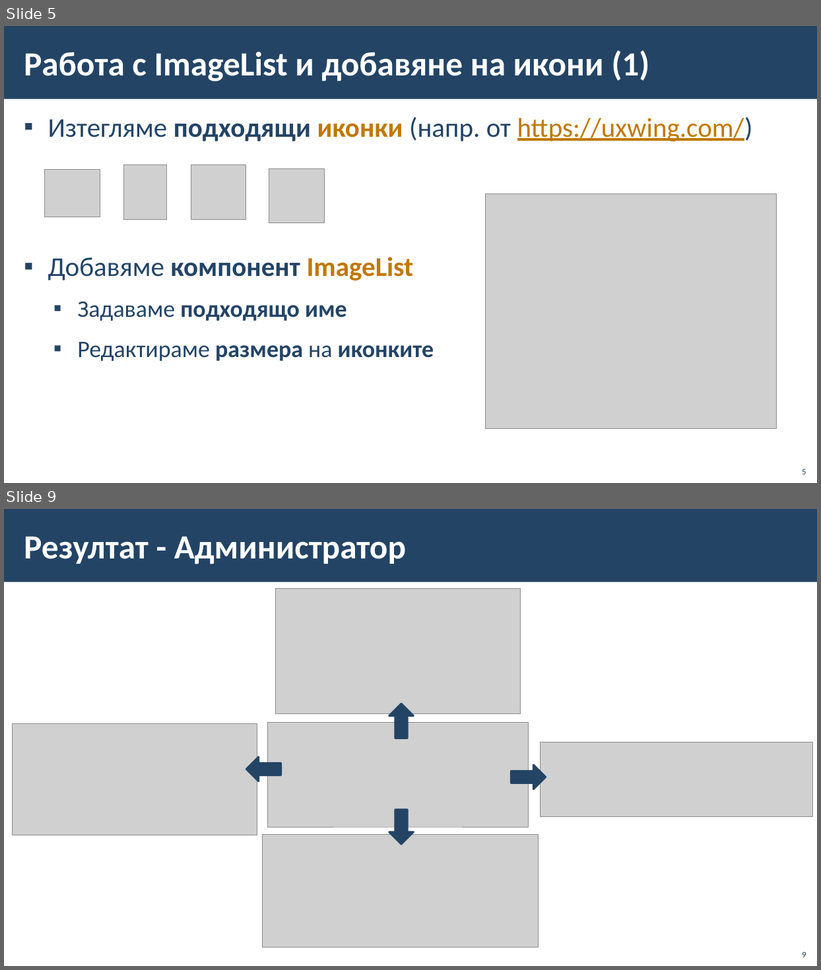
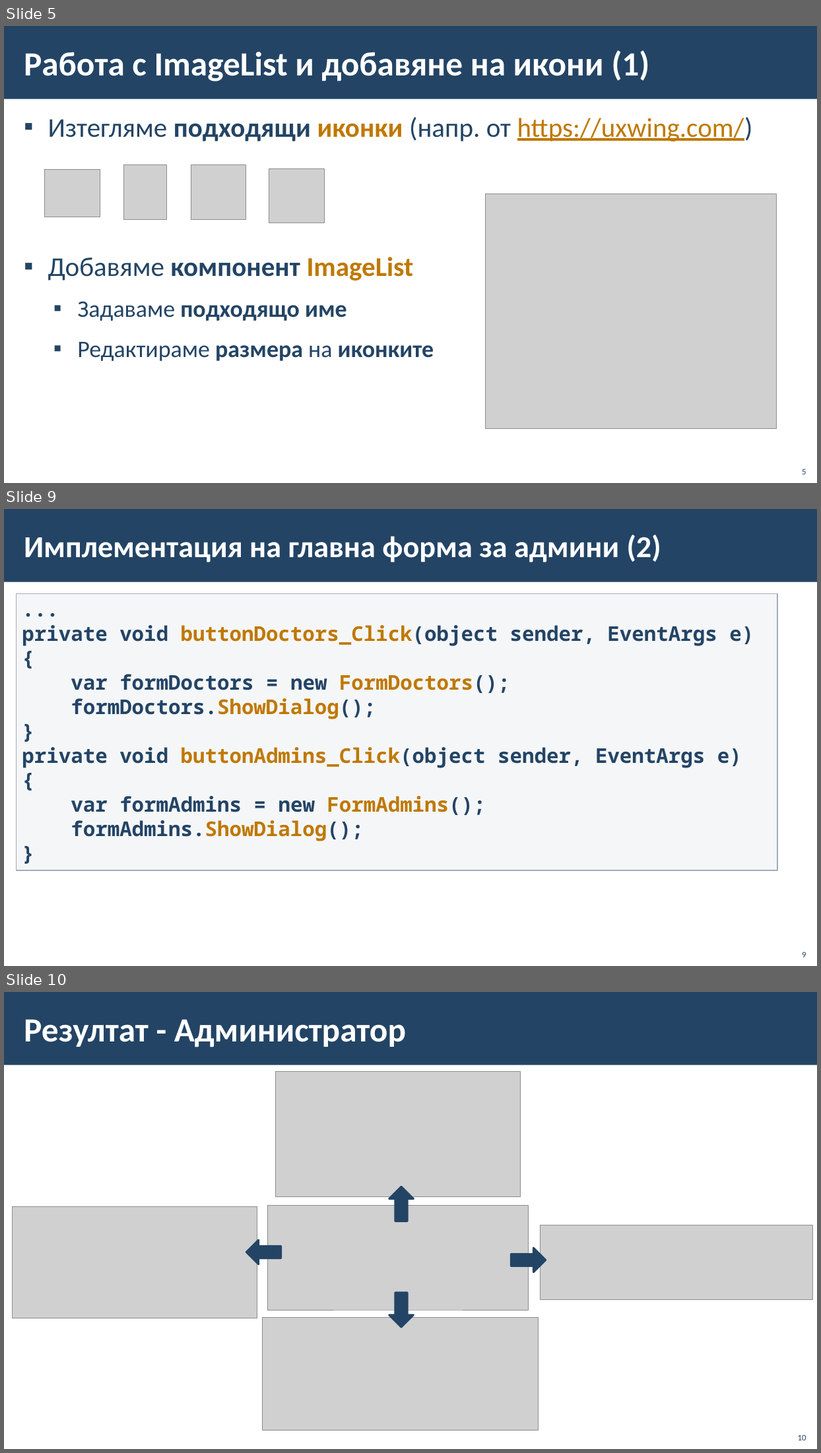
Before and after one commit to BG-IT-Edu/School-Programming, a slide deck: Courses/Software-Sciences/Module-4-Information-Systems-New/12-Implementation-of-Information-System/12-Implementation-of-Information-System-Second-Part.pptx. Shown one above the other, each under a label of ours: slides 5 and 9 before the commit, slides 5, 9 and 10 after it; the slides between them are not shown. The pictures are 821x970 and 821x1453 pixels, drawn with LibreOffice and Linux fonts; fonts in the diff are those of the drawing; grey boxes stand for pictures; background and template pictures are left out. Boxes give left, top, right and bottom in pixels: in the first picture for what was removed or moved away, otherwise in the second. Text is boxed around its words. In the diff, an @@ line names an element or a change of style, - is before the commit and + after.

```diff
--- a/Courses/Software-Sciences/Module-4-Information-Systems-New/12-Implementation-of-Information-System/12-Implementation-of-Information-System-Second-Part.pptx
+++ b/Courses/Software-Sciences/Module-4-Information-Systems-New/12-Implementation-of-Information-System/12-Implementation-of-Information-System-Second-Part.pptx
@@ slide 9 added at <box>4,509,817,966</box>, background #FFFFFF; not listed: 1 template element that a slide beside it also shows @@
@@ title added at <box>24,535,661,562</box>, 36 pt, text #FFFFFF, bold @@
+Имплементация на главна форма за админи (2)
@@ rectangle added at <box>16,593,778,871</box>, fill #C2C7D2 at 15% opacity, outline #A3ABBC 1 pt, 24 pt, text #234465, bold @@
+...
+private void buttonDoctors_Click(object sender, EventArgs e)
+{
+var formDoctors = new FormDoctors();
+formDoctors.ShowDialog();
+}
+private void buttonAdmins_Click(object sender, EventArgs e)
+{
+var formAdmins = new FormAdmins();
+formAdmins.ShowDialog();
+}
@@ page number added at <box>802,952,806,958</box>, 10 pt, text #234465 @@
+9
@@ what was slide 9 is now slide 10 @@
@@ page number at <box>798,1435,807,1441</box>: text changed @@
-9
+10
```
Also in this commit, not shown: 7 slides changed.
